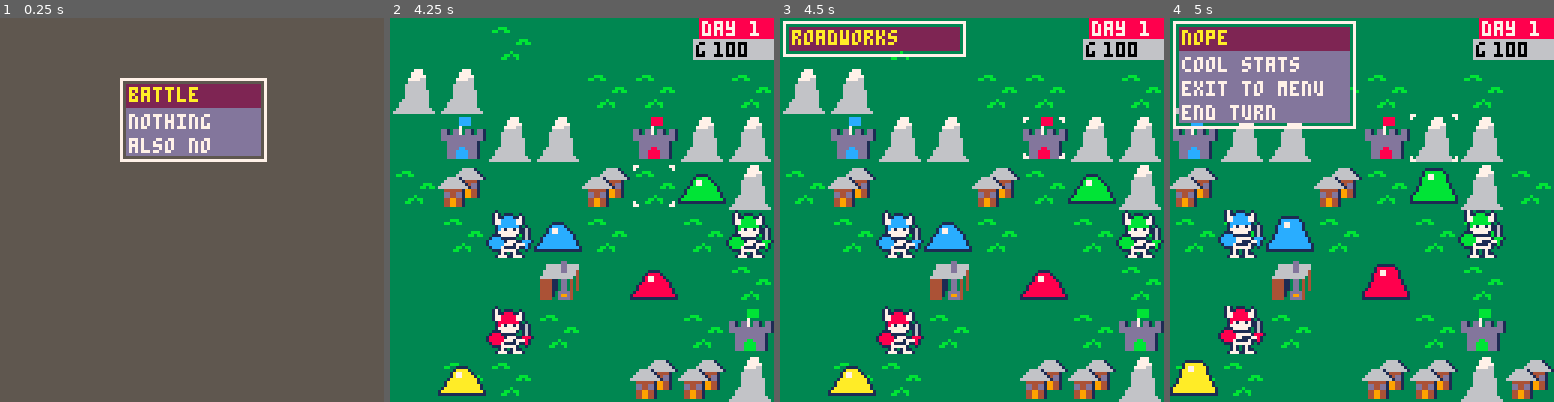
Above: before the commit, frames 1-4 (left to right).
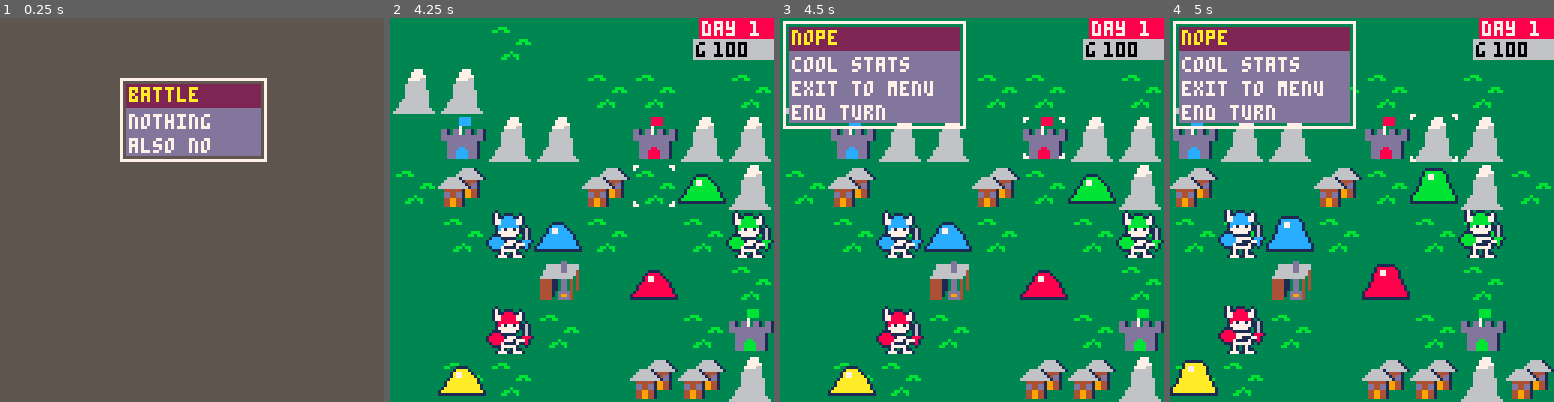
Above: after the commit, the same moments.

Repository: Cuttleshock/PICO-8-projects
Game: PICO-8 cartridge wars.p8
The game is run twice, just before and just after one commit, with the same random seed, the same clock (stepped at 60 frames per second) and the same inputs.
Inputs:
- Up to frame 1 (0.25 s): no input
- Up to frame 2 (4.25 s): tap X (X key) at 0.33, 0.7, 1.43, 2.58, 3.1, 3.62, 4.13 s; tap O (Z key) at 1.07, 1.8, 2.43, 3.07, 3.7 s; hold Right 2.33-3.33 s; hold Right 3.38-4.22 s
- Up to frame 3 (4.5 s): hold Up from 4.27 s (still down); tap O (Z key) at 4.33 s
- Up to frame 4 (5 s): tap X (X key) at 4.65 s; release Up at 4.67 s; hold Right from 4.72 s (still down); tap O (Z key) at 4.97 s

Frames 1-2 are identical in both runs. In frame 3, 9.3% of the frame differs, in the area x 0-49%, y 3-29%; in frame 4, nothing differs.

Commit message:
Only open factory menu on actual factories!

Diff:
--- a/wars.p8
+++ b/wars.p8
@@ -54,6 +54,10 @@
 
 -- sprite ref for city, to allow replacing a captured HQ
 SPRITE_CITY=37
+
+-- sprite ref for factory, to allow building
+-- w/o needing a separate bitmask from city
+SPRITE_FACTORY=41
 
 -- todo: replace these with nifty, nasty bitfields
 terrain_cost={
@@ -571,7 +575,7 @@
 				end
 			elseif unit and not unit.moved then
 				highlight_range(unit)
-			elseif not unit and properties[xy2n(pointer.x,pointer.y)]==battle_factions[active_faction] then
+			elseif not unit and properties[xy2n(pointer.x,pointer.y)]==battle_factions[active_faction] and mget(pointer.x*2,pointer.y*2)==SPRITE_FACTORY then
 				highlight={}
 				active_menu.ref=factory_menu
 				active_menu.x=1
